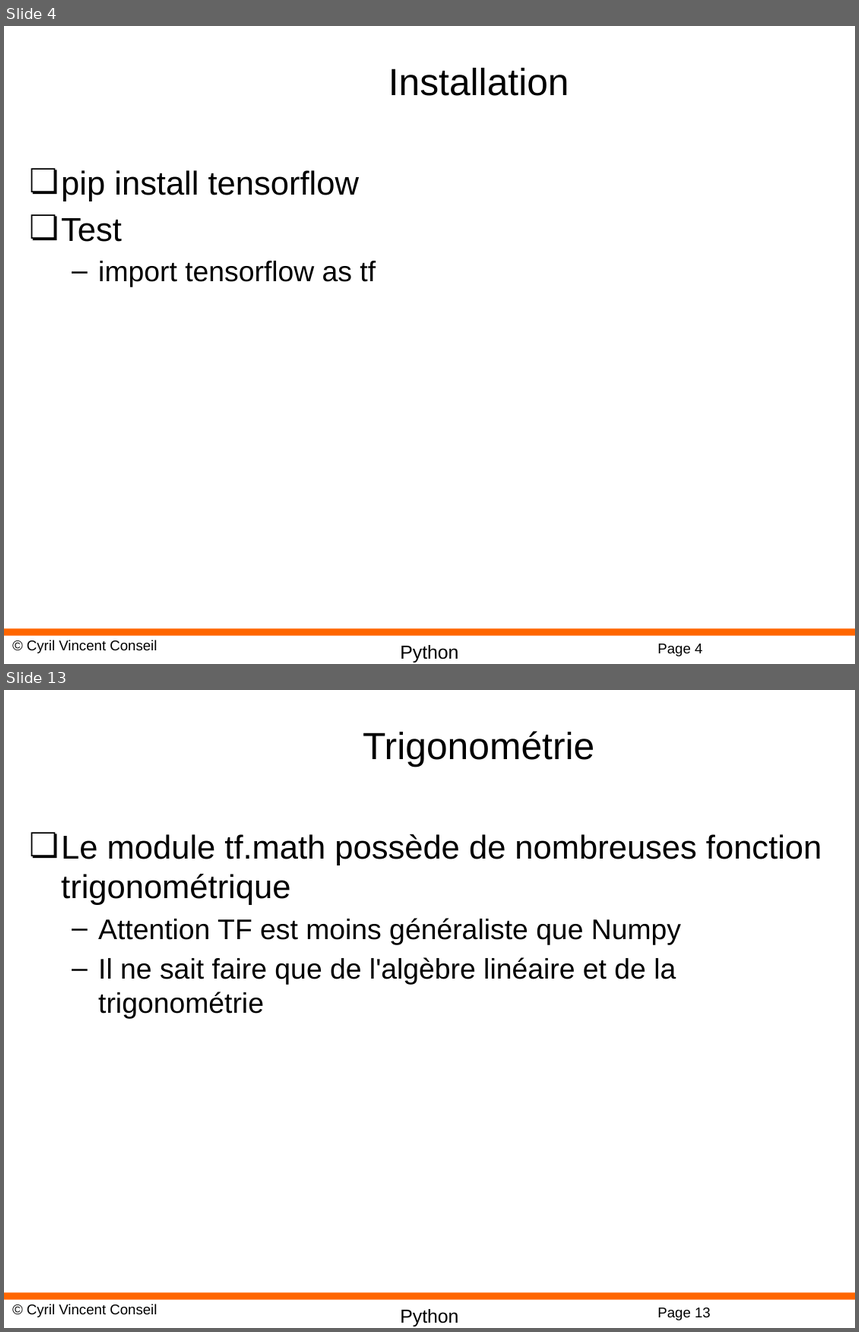
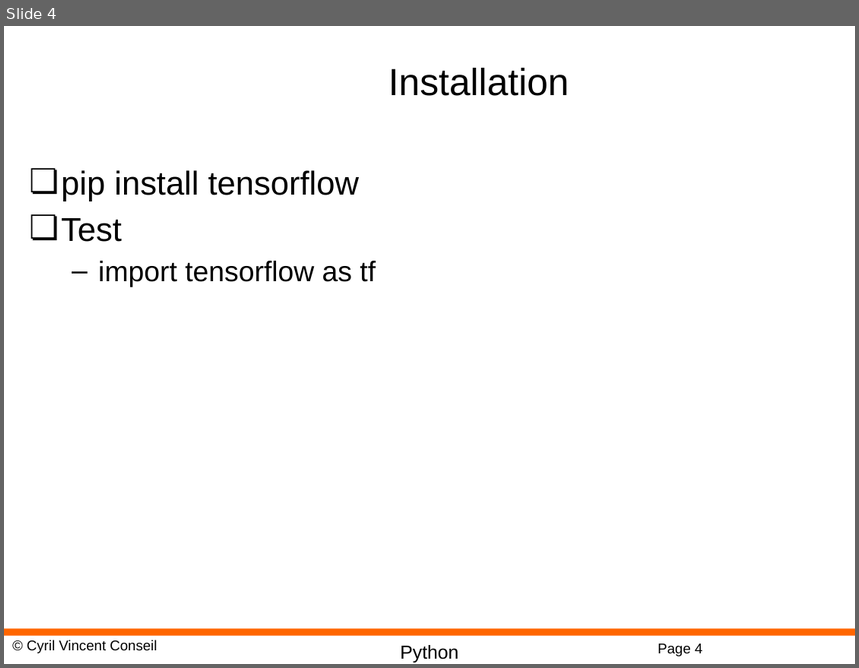
Before and after one commit to cyrilvincent/ML, a slide deck: PPT/DeepLearning07-TensorFlow.pptx. Shown one above the other, each under a label of ours: slides 4 and 13 before the commit, slide 4 after it; the slides between them are not shown. The pictures are 859x1332 and 859x668 pixels, drawn with LibreOffice and Linux fonts; fonts in the diff are those of the drawing; background and template pictures are left out. Boxes give left, top, right and bottom in pixels: in the first picture for what was removed or moved away, otherwise in the second. Text is boxed around its words. In the diff, an @@ line names an element or a change of style, - is before the commit and + after.

```diff
--- a/PPT/DeepLearning07-TensorFlow.pptx
+++ b/PPT/DeepLearning07-TensorFlow.pptx
@@ slide 13 removed at (4,690,855,1328), background #FFFFFF; not listed: 4 template elements that a slide beside it also shows @@
@@ title removed at (363,731,595,767) @@
-Trigonométrie
@@ text removed at (61,834,822,1018) @@
-❏ Le module tf.math possède de nombreuses fonction trigonométrique
-  – Attention TF est moins généraliste que Numpy
-  – Il ne sait faire que de l'algèbre linéaire et de la trigonométrie
```
Also in this commit, not shown: 13 other slides removed, 3 other files.
